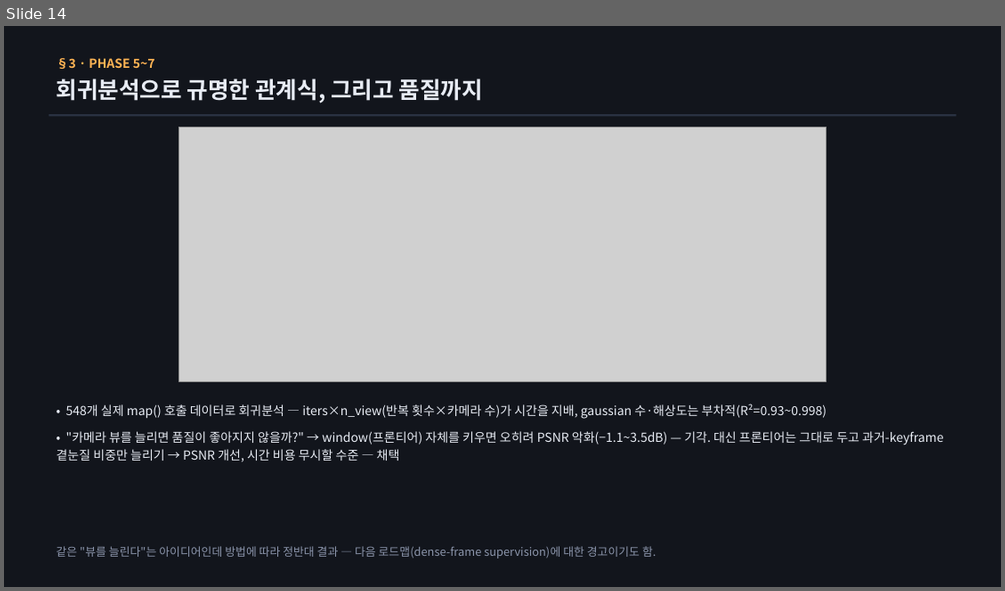
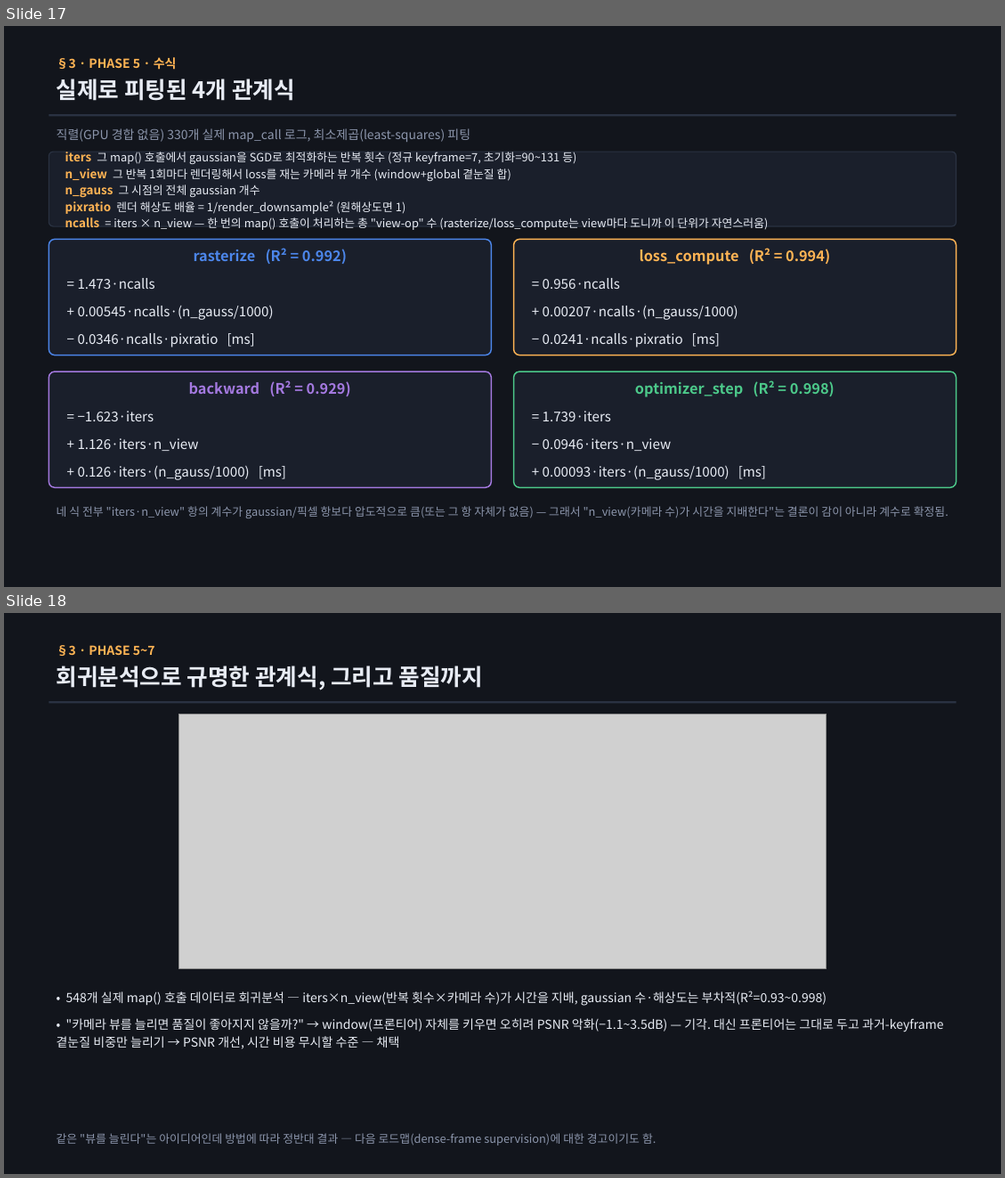
Before and after one commit to sawo0150/gs_floaterLab, a slide deck: context/ppt/ppt0727/vigs_realtime_journey_0727.pptx. Shown one above the other, each under a label of ours: slide 14 before the commit, slides 17 and 18 after it. The pictures are 1005x591 and 1005x1178 pixels, drawn with LibreOffice and Linux fonts; fonts in the diff are those of the drawing; grey boxes stand for pictures. Boxes give left, top, right and bottom in pixels: in the first picture for what was removed or moved away, otherwise in the second. Text is boxed around its words. In the diff, an @@ line names an element or a change of style, - is before the commit and + after.

```diff
--- a/context/ppt/ppt0727/vigs_realtime_journey_0727.pptx
+++ b/context/ppt/ppt0727/vigs_realtime_journey_0727.pptx
@@ slide 17 added at box(4, 26, 1001, 587), background #FFFFFF @@
@@ rectangle added at box(4, 26, 1001, 587), fill #12151C @@
@@ text added at box(57, 57, 177, 70), 12 pt, text #FFB454, bold @@
+§3 · PHASE 5 · 수식
@@ text added at box(57, 79, 295, 101), 22 pt, text #E8ECF4, bold @@
+실제로 피팅된 4개 관계식
@@ rectangle added at box(48, 114, 956, 117), fill #2A3242 @@
@@ text added at box(57, 128, 470, 142), 12 pt, text #8B95AB @@
+직렬(GPU 경합 없음) 330개 실제 map_call 로그, 최소제곱(least-squares) 피팅
@@ rounded rectangle added at box(48, 151, 956, 226), fill #1A1F2B, outline #2A3242 1 pt, 11 pt, text #E8ECF4 @@
+iters 그 map() 호출에서 gaussian을 SGD로 최적화하는 반복 횟수 (정규 keyframe=7, 초기화=90~131 등)
+n_view 그 반복 1회마다 렌더링해서 loss를 재는 카메라 뷰 개수 (window+global 곁눈질 합)
+n_gauss 그 시점의 전체 gaussian 개수
+pixratio 렌더 해상도 배율 = 1/render_downsample² (원해상도면 1)
+ncalls = iters × n_view — 한 번의 map() 호출이 처리하는 총 "view-op" 수 (rasterize/loss_compute는 view마다 도니까 이 단위가 자연스러움)
@@ rounded rectangle added at box(48, 239, 492, 355), fill #1A1F2B, outline #4C86EA 1.25 pt, 13 pt, text #E8ECF4 @@
+rasterize (R² = 0.992)
+= 1.473·ncalls
++ 0.00545·ncalls·(n_gauss/1000)
+− 0.0346·ncalls·pixratio [ms]
@@ rounded rectangle added at box(514, 239, 956, 355), fill #1A1F2B, outline #FFB454 1.25 pt, 13 pt, text #E8ECF4 @@
+loss_compute (R² = 0.994)
+= 0.956·ncalls
++ 0.00207·ncalls·(n_gauss/1000)
+− 0.0241·ncalls·pixratio [ms]
@@ rounded rectangle added at box(48, 371, 492, 487), fill #1A1F2B, outline #A479E0 1.25 pt, 13 pt, text #E8ECF4 @@
+backward (R² = 0.929)
+= −1.623·iters
++ 1.126·iters·n_view
++ 0.126·iters·(n_gauss/1000) [ms]
@@ rounded rectangle added at box(514, 371, 956, 487), fill #1A1F2B, outline #4CC98A 1.25 pt, 13 pt, text #E8ECF4 @@
+optimizer_step (R² = 0.998)
+= 1.739·iters
+− 0.0946·iters·n_view
++ 0.00093·iters·(n_gauss/1000) [ms]
@@ text added at box(57, 506, 948, 518), 11 pt, text #8B95AB @@
+네 식 전부 "iters·n_view" 항의 계수가 gaussian/픽셀 항보다 압도적으로 큼(또는 그 항 자체가 없음) — 그래서 "n_view(카메라 수)가 시간을 지배한다"는 결론이 감이 아니라 계수로 확정됨.
@@ what was slide 14 is now slide 18 @@
```
Also in this commit, not shown: 2 slides changed, 3 other slides added, 6 other files.
